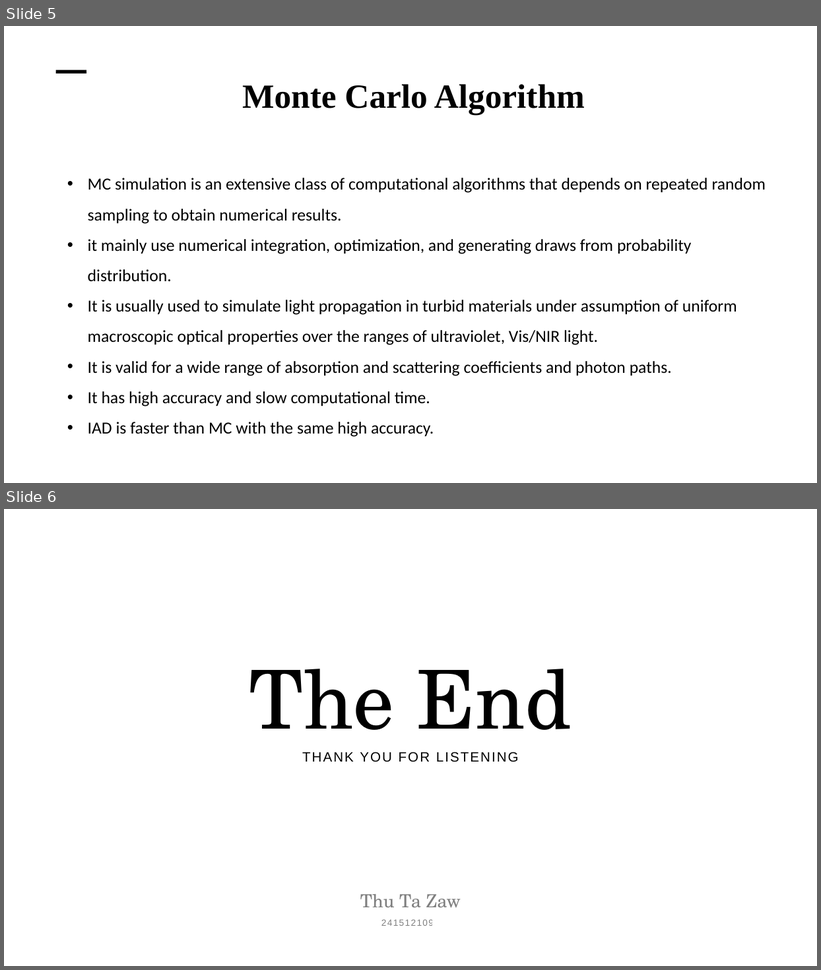
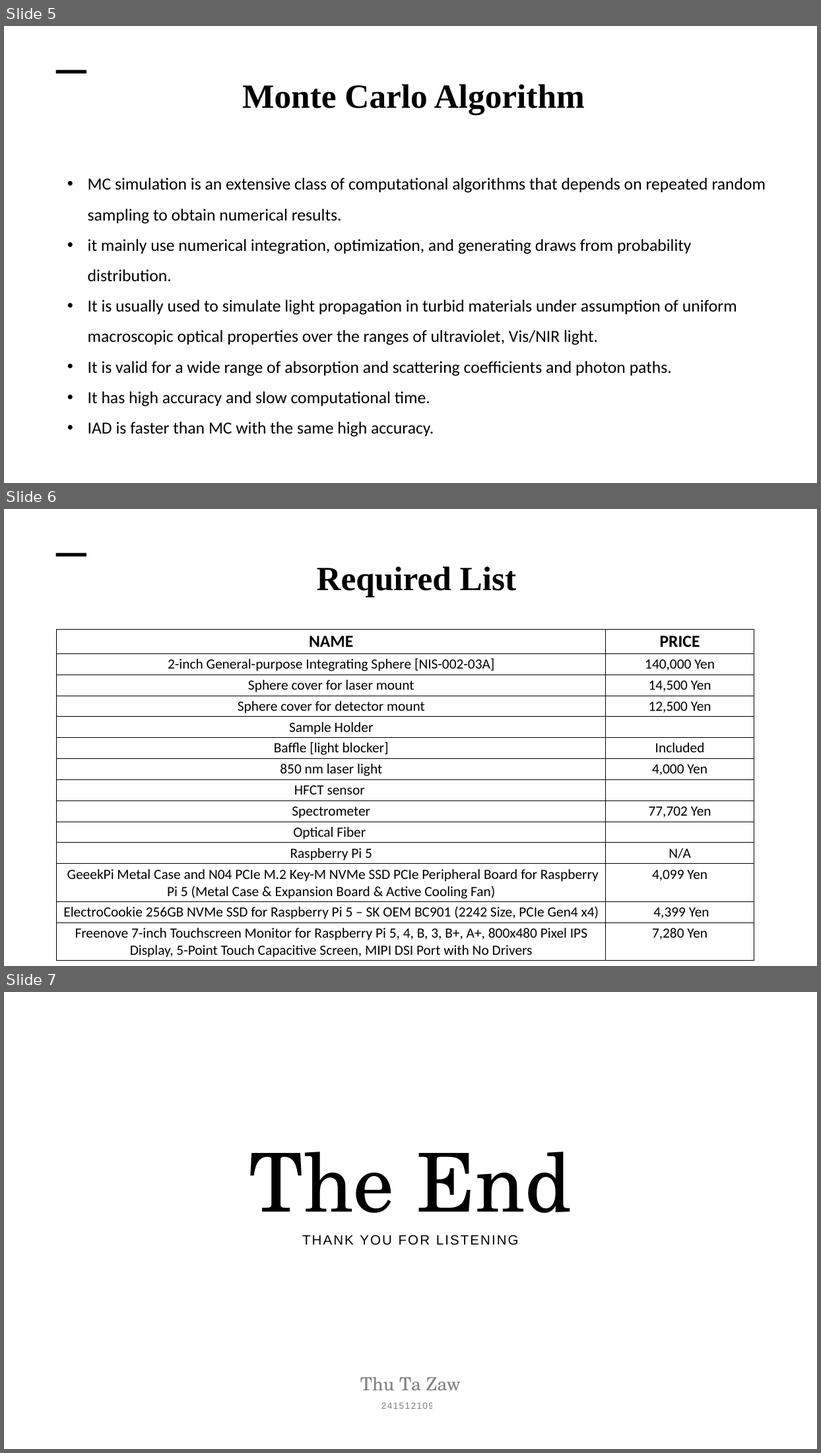
Before and after one commit to Thutazaw09/japan-data, a slide deck: Japan/Progress/Presentation 5.1 (IAD).pptx. Shown one above the other, each under a label of ours: slides 5 and 6 before the commit, slides 5, 6 and 7 after it. The pictures are 821x970 and 821x1453 pixels, drawn with LibreOffice and Linux fonts; fonts in the diff are those of the drawing; background and template pictures are left out. Boxes give left, top, right and bottom in pixels: in the first picture for what was removed or moved away, otherwise in the second. Text is boxed around its words. In the diff, an @@ line names an element or a change of style, - is before the commit and + after.

```diff
--- a/Japan/Progress/Presentation 5.1 (IAD).pptx
+++ b/Japan/Progress/Presentation 5.1 (IAD).pptx
@@ slide 6 added at (4, 509, 817, 966), background picture (left out) @@
@@ line added from (56, 555) to (86, 555), #000000 6 pt @@
@@ text added at (317, 566, 516, 597), 60 pt, text #000000, bold @@
+  Required List
@@ table added at (56, 629, 754, 960), 14 rows, 2 columns @@
+NAME | PRICE
+2-inch General-purpose Integrating Sphere [NIS-002-03A] | 140,000 Yen
+Sphere cover for laser mount | 14,500 Yen
+Sphere cover for detector mount | 12,500 Yen
+Sample Holder | 
+Baffle [light blocker] | Included
+850 nm laser light | 4,000 Yen
+HFCT sensor | 
+Spectrometer | 77,702 Yen
+Optical Fiber | 
+Raspberry Pi 5 | N/A
+GeeekPi Metal Case and N04 PCIe M.2 Key-M NVMe SSD PCIe Peripheral Board for Raspberry Pi 5 (Metal Case & Expansion Board & Active Cooling Fan) | 4,099 Yen
+ElectroCookie 256GB NVMe SSD for Raspberry Pi 5 – SK OEM BC901 (2242 Size, PCIe Gen4 x4) | 4,399 Yen
+Freenove 7-inch Touchscreen Monitor for Raspberry Pi 5, 4, B, 3, B+, A+, 800x480 Pixel IPS Display, 5-Point Touch Capacitive Screen, MIPI DSI Port with No Drivers | 7,280 Yen
@@ what was slide 6 is now slide 7 @@
```
Also in this commit, not shown: 41 other files.
